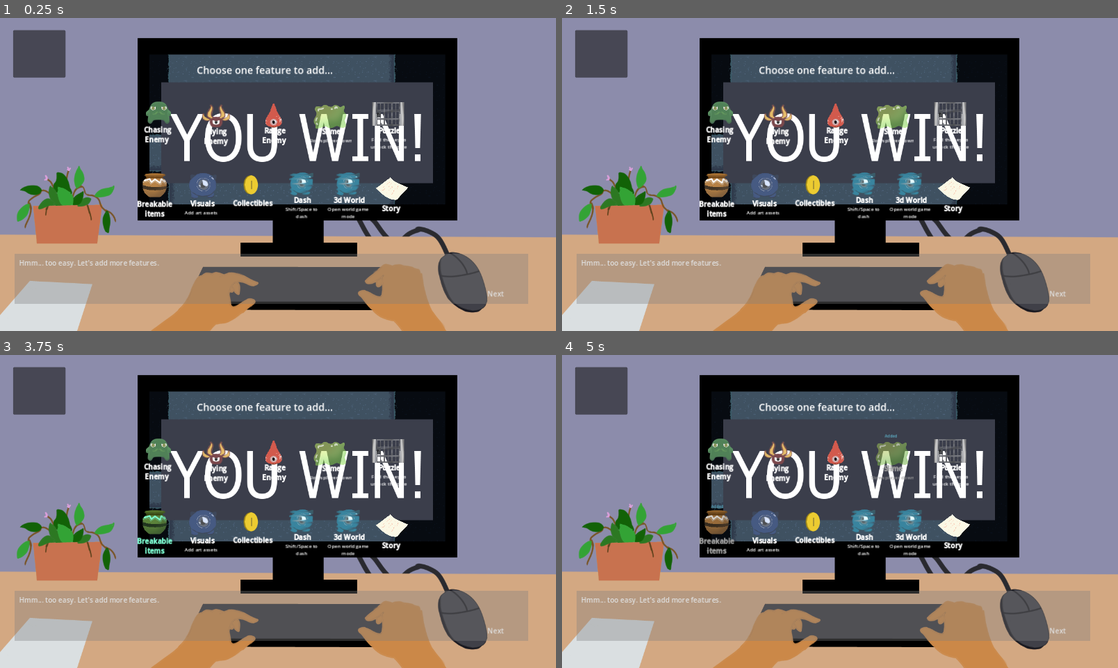
Above: before the commit, frames 1-4 (two rows, left to right).
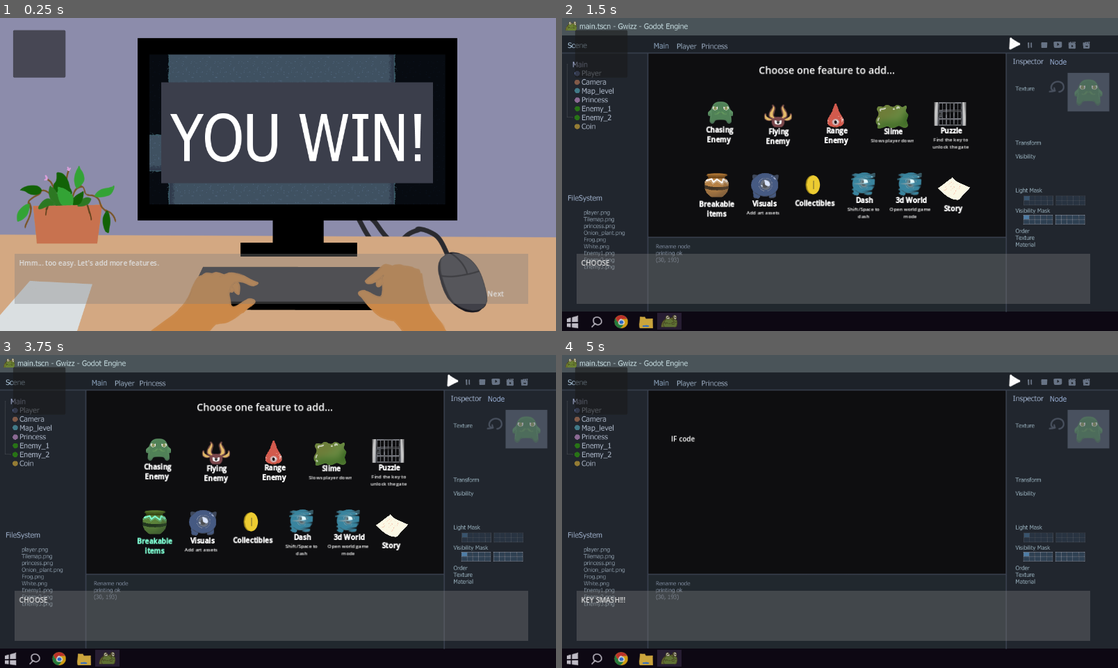
Above: after the commit, the same moments.

Repository: acropolis914/Gwizz-s-Game-Jam
Game: Godot game, scene res://Scene/story_mode.tscn
The game is run twice, just before and just after one commit, with the same random seed, the same clock (stepped at 60 frames per second) and the same inputs. This scene is started directly instead of the project's main scene.
Inputs (mouse positions are in pixels of both pictures, inside the frame that each line leads up to):
- Up to frame 1 (0.25 s): no input
- Up to frame 2 (1.5 s): click (600, 52) at 0.5 s; click "Next" at 1.25 s
- Up to frame 3 (3.75 s): click (494, 630) at 2 s, where only the run before the commit has a clickable "Next"; tap Enter at 2.75 s; move the mouse to (400, 495) at 2.77 s; hold D (move_right) 2.78-3.53 s; click (400, 495) at 2.85 s; tap Space at 3.5 s; move the mouse to (166, 527) at 3.52 s; hold S (move_down) from 3.53 s (still down); tap Shift (dash) at 3.6 s
- Up to frame 4 (5 s): click (728, 527) at 3.8 s; tap Enter at 4.25 s; move the mouse to (895, 442) at 4.27 s; release S (move_down) at 4.28 s; hold D (move_right) from 4.28 s (still down); click (895, 442) at 4.35 s

The runs differ from the first frame. In frame 1, 4.2% of the frame differs, in the area x 24-74%, y 15-64%; in frame 2, 86%; in frame 3, 86%; in frame 4, 90%, in the area x 0-100%, y 0-100%.

Commit message:
emit
emit

Diff:
--- a/Scene/feature_chooser_ui.gd
+++ b/Scene/feature_chooser_ui.gd
@@ -60,6 +60,7 @@
 	$Panel/Enemy_1.modulate = Color.AQUAMARINE
 	if Input.is_action_just_pressed("left_click"):
 		GlobalScript.emeny_1 = true
+		chosen.emit()
 
 func _on_enemy_1_mouse_exited() -> void:
 	$Panel/Enemy_1.modulate = Color.WHITE
@@ -71,6 +72,7 @@
 	$Panel/Enemy_2.modulate = Color.AQUAMARINE
 	if Input.is_action_just_pressed("left_click"):
 		GlobalScript.emeny_2 = true
+		chosen.emit()
 
 func _on_enemy_2_mouse_exited() -> void:
 	$Panel/Enemy_2.modulate = Color.WHITE
@@ -82,6 +84,7 @@
 	$Panel/Enemy_3.modulate = Color.AQUAMARINE
 	if Input.is_action_just_pressed("left_click"):
 		GlobalScript.emeny_3 = true
+		chosen.emit()
 
 func _on_enemy_3_mouse_exited() -> void:
 	$Panel/Enemy_3.modulate = Color.WHITE
@@ -93,6 +96,7 @@
 	$Panel/Slime.modulate = Color.AQUAMARINE
 	if Input.is_action_just_pressed("left_click"):
 		GlobalScript.trap_slime = true
+		chosen.emit()
 
 func _on_slime_mouse_exited() -> void:
 	$Panel/Slime.modulate = Color.WHITE
@@ -103,6 +107,7 @@
 	$Panel/Puzzle.modulate = Color.AQUAMARINE
 	if Input.is_action_just_pressed("left_click"):
 		GlobalScript.puzzle = true
+		chosen.emit()
 
 func _on_puzzle_mouse_exited() -> void:
 	$Panel/Puzzle.modulate = Color.WHITE
@@ -114,6 +119,7 @@
 	$Panel/Pots.modulate = Color.AQUAMARINE
 	if Input.is_action_just_pressed("left_click"):
 		GlobalScript.pots = true
+		chosen.emit()
 
 
 func _on_pots_mouse_exited() -> void:
@@ -126,6 +132,7 @@
 	$Panel/Visuals.modulate = Color.AQUAMARINE
 	if Input.is_action_just_pressed("left_click"):
 		GlobalScript.vissuals = true
+		chosen.emit()
 
 
 func _on_visuals_mouse_exited() -> void:
@@ -139,6 +146,7 @@
 	$Panel/Coins.modulate = Color.AQUAMARINE
 	if Input.is_action_just_pressed("left_click"):
 		GlobalScript.collectible = true
+		chosen.emit()
 
 func _on_coins_mouse_exited() -> void:
 	$Panel/Coins.modulate = Color.WHITE
@@ -150,6 +158,7 @@
 	$Panel/Dash.modulate = Color.AQUAMARINE
 	if Input.is_action_just_pressed("left_click"):
 		GlobalScript.dash = true
+		chosen.emit()
 
 
 func _on_dash_mouse_exited() -> void:
@@ -162,6 +171,7 @@
 	$Panel/Story.modulate = Color.AQUAMARINE
 	if Input.is_action_just_pressed("left_click"):
 		GlobalScript.story = true
+		chosen.emit()
 
 
 func _on_story_mouse_exited() -> void:
@@ -174,6 +184,7 @@
 	$Panel/Skip.modulate = Color.AQUAMARINE
 	if Input.is_action_just_pressed("left_click"):
 		GlobalScript.skip = true
+		chosen.emit()
 
 
 func _on_skip_mouse_exited() -> void:
@@ -186,6 +197,7 @@
 	$Panel/Trap.modulate = Color.AQUAMARINE
 	if Input.is_action_just_pressed("left_click"):
 		GlobalScript.trap_rock = true
+		chosen.emit()
 
 
 func _on_trap_mouse_exited() -> void:
--- a/Scene/main.tscn
+++ b/Scene/main.tscn
@@ -57,7 +57,7 @@
 zoom = Vector2(1.17, 1.17)
 
 [node name="Player" parent="." instance=ExtResource("2_b3uek")]
-position = Vector2(184, 550)
+position = Vector2(1754, -142)
 
 [node name="Option" parent="." instance=ExtResource("6_sx2wb")]
 visible = false
--- a/Scene/story_mode.tscn
+++ b/Scene/story_mode.tscn
@@ -156,6 +156,7 @@
 offset_bottom = 137.0
 
 [node name="FeatureChooserUI" parent="." instance=ExtResource("6_7q6ad")]
+visible = false
 
 [connection signal="button_up" from="Next_Button" to="." method="_on_next_button_button_up"]
 [connection signal="button_down" from="Play_Button" to="." method="_on_play_button_button_down"]
--- a/Scripts/Story_mode.gd
+++ b/Scripts/Story_mode.gd
@@ -163,11 +163,9 @@
 	BG_Sprite.texture = background_sprite[bg_number]
 
 	if coding_label.visible_ratio == 1:
-		coding_done()
-
-func coding_done():
-	play_button.show()
-	dialog_num = 21
+		play_button.show()
+		dialog_num = 21
+
 
 func _on_next_button_button_up():
 	dialog_num += 1
@@ -181,12 +179,12 @@
 		dialog_num = 20
 	if dialog_num in [4, 5, 6, 7, 8, 9, 10]:
 		dialog_num = 19
-		$Card_Button.show()
-		$Error_Card_Button.show()
+		$FeatureChooserUI.show()
 
 func _input(event):
 	if event is InputEventKey && event.pressed:
 		if dialog_num == 20:
+
 			coding_label.visible_ratio += .07
 
 var bad_end = false
@@ -209,15 +207,6 @@
 	for vars_z in var_zero:
 		GlobalScript[vars_z] = 0
 
-#Below are temporary for the cards
-func _on_card_button_button_down():
-	dialog_num += 1
-	$Card_Button.hide()
-	$Error_Card_Button.hide()
-
-func _on_error_card_button_button_down():
-	bad_end = true
-
 func _on_error_button_button_down():
 	$Error/Error_Button.hide()
 	fade.play("Fade")
@@ -225,13 +214,14 @@
 	reset_game_stats()
 	get_tree().change_scene_to_file("res://Scene/main_menu.tscn")
 
-func _on_testing_button_button_down():
-	print(GlobalScript.coins)
-
-
+#Below are temporary for the cards
+func _on_card_button_button_down():
+	dialog_num += 1
+	$FeatureChooserUI.hide()
 
 func _on_feature_chooser_ui_error() -> void:
 	bad_end = true
+	_on_card_button_button_down()
 
 func _on_feature_chooser_ui_chosen() -> void:
-	dialog_num += 1
+	_on_card_button_button_down()
--- a/Scripts/global_script.gd
+++ b/Scripts/global_script.gd
@@ -16,7 +16,7 @@
 var vissuals = false
 var pots = false
 var story = false
-var skip = false
+var skip = true
 
 #Plauyer holding
 var key = false
Not shown: 1 places in Scene/story_mode.tscn that only renumber resources
